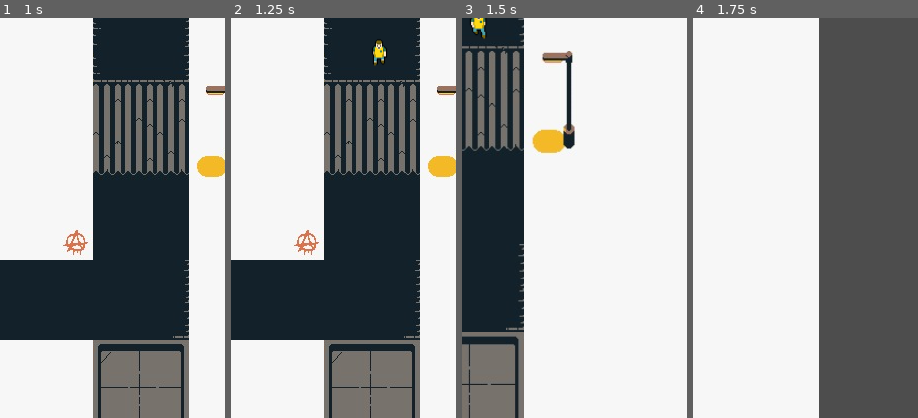
Above: before the commit, frames 1-4 (left to right).
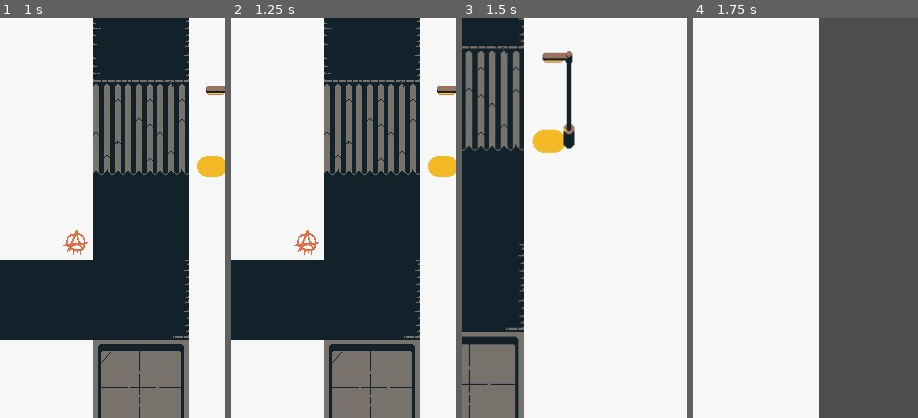
Above: after the commit, the same moments.

Repository: iparosds/SOS-Aliens
Game: Godot game, scene res://scenes/scene_manager.tscn
The game is run twice, just before and just after one commit, with the same random seed, the same clock (stepped at 60 frames per second) and the same inputs. Video files are missing from this copy of the repository; at most half a second of black plays in their place.
Inputs (mouse positions are % of the whole screen's width and height, from its top left):
- Up to frame 1 (1 s): click "Level 2" at 0.5 s
- Up to frame 2 (1.25 s): no input
- Up to frame 3 (1.5 s): move the mouse to (52, 4) at 1.27 s; hold Right (right) from 1.28 s (still down); tap Mouse wheel up (zoom_in) at 1.35 s; click (52, 4) at 1.42 s
- Up to frame 4 (1.75 s): keep holding Right (right)
The pictures show only the part of the screen within x 19-69%, y 0-50%; the shares and areas given below are measured in that part.

Frame 1 is identical in both runs. In frame 2, 0.3% of the frame differs, in the area x 62-70%, y 5-12%; in frame 3, 0.3%; in frame 4, nothing differs.
Error after the commit: Cannot call method 'get_children' on a null value. (res://scripts/controller.gd:32)

Commit message:
Fazendo patriotas serem gerados em duas entradas do labirinto.

Diff:
--- a/levels/level_01.tscn
+++ b/levels/level_01.tscn
@@ -870,6 +870,7 @@
 
 [node name="Level" type="Node2D"]
 script = ExtResource("1_mckh2")
+max_patriotas = 20
 
 [node name="NavigationRegion2D" type="NavigationRegion2D" parent="."]
 navigation_polygon = SubResource("NavigationPolygon_mckh2")
@@ -892,7 +893,7 @@
 [node name="Rua Lafaete" type="Node2D" parent="EntradasLabirinto"]
 position = Vector2(190, 178)
 
-[node name="Node2D" type="Node2D" parent="EntradasLabirinto"]
+[node name="Rua X" type="Node2D" parent="EntradasLabirinto"]
 position = Vector2(254, 68)
 
 [node name="Spawn" type="Timer" parent="."]
--- a/scripts/controller.gd
+++ b/scripts/controller.gd
@@ -6,12 +6,18 @@
 var camera_2d: Camera2D
 @onready var patriota = preload("res://scenes/patriota.tscn")
 
+var total_patriotas_generated := 0
+var max_patriotas_by_level := 0
+
 func change_level(load_level):
 	var new_level = load(load_level).instantiate()
 	scene_manager.remove_child(level)
 	scene_manager.add_child(new_level)
 
 func start_level():
+	randomize()
+	total_patriotas_generated = 0
+	max_patriotas_by_level = level.max_patriotas
 	level.timer.start()
 	level.spawn.start()
 	ui.main_menu.visible = false
@@ -19,10 +25,24 @@
 	camera_2d.reset_camera()
 
 func spawn_patriota():
+	if total_patriotas_generated >= max_patriotas_by_level:
+		level.spawn.stop()
+		return
+
+	var entradas = level.entradas_labirinto.get_children()
+	if entradas.size() == 0:
+		print("⚠Nenhuma entrada encontrada")
+		return
+
+	var entrada_random = entradas[randi() % entradas.size()]
+
 	var new_patriota = patriota.instantiate()
-	new_patriota.saida  = level.saida_labirinto.global_position
-	new_patriota.global_position = level.entrada_labirinto.global_position
+	new_patriota.saida = level.saida_labirinto.global_position
+	new_patriota.global_position = entrada_random.global_position
+
 	level.add_child(new_patriota)
+	total_patriotas_generated += 1
+
 
 func game_over():
 	print("game_over")
--- a/scripts/level.gd
+++ b/scripts/level.gd
@@ -4,6 +4,8 @@
 @onready var entrada_labirinto: Node2D = $EntradaLabirinto
 @onready var spawn: Timer = $Spawn
 @onready var entradas_labirinto: Node = $EntradasLabirinto
+
+@export var max_patriotas: int = 10
 
 func _ready():
 	print("level ready")
